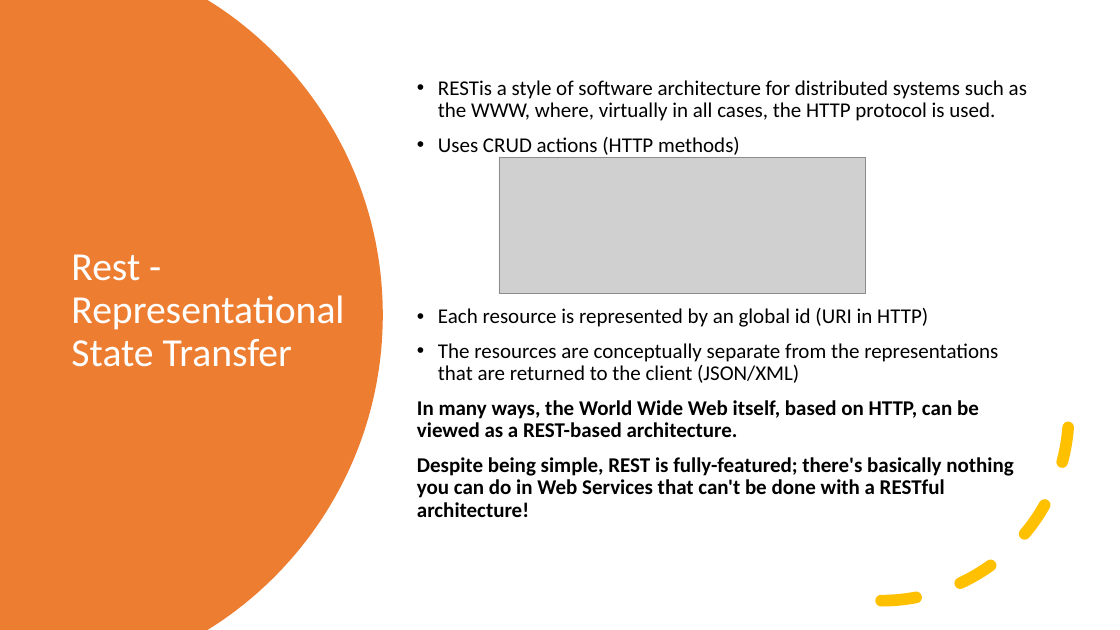
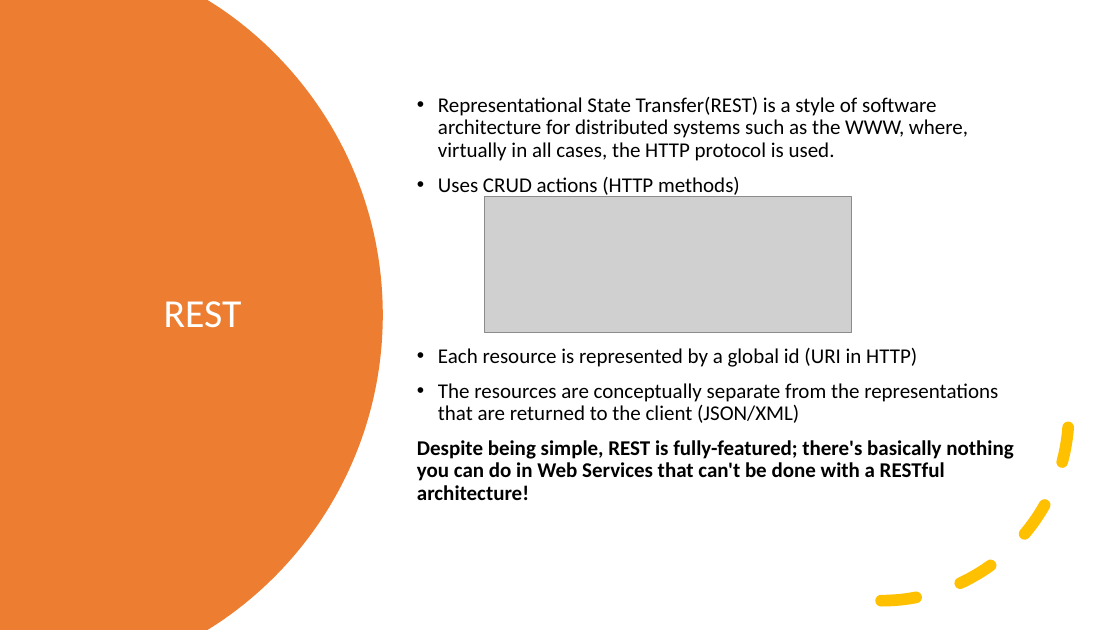
Before and after one commit to byteridge/GarageInternship2020, a slide deck: slide 7 of WebApi/WEB API 2.0 (1).pptx (slide 9 before the commit). Drawn at 1120x630 pixels with LibreOffice and Linux fonts; fonts in the diff are those of the drawing; grey boxes stand for pictures. Boxes give left, top, right and bottom in pixels: in the first picture for what was removed or moved away, otherwise in the second. Text is boxed around its words. In the diff, an @@ line names an element or a change of style, - is before the commit and + after.

Commit message:
Updating WenAPi ppt

```diff
--- a/WebApi/WEB API 2.0 (1).pptx
+++ b/WebApi/WEB API 2.0 (1).pptx
@@ text at box(438, 97, 968, 161): text changed @@
-• RESTis a style of software architecture for distributed systems such as the WWW, where, virtually in all cases, the HTTP protocol is used.
+• Representational State Transfer(REST) is a style of software architecture for distributed systems such as the WWW, where, virtually in all cases, the HTTP protocol is used.
@@ picture: place and size @@
-picture at box(499, 157, 866, 294)
+picture at box(485, 197, 852, 334)
@@ title at box(164, 301, 242, 328): text changed @@
-Rest - Representational State Transfer
+REST
@@ text at box(438, 348, 917, 367): text changed @@
-• Each resource is represented by an global id (URI in HTTP)
+• Each resource is represented by a global id (URI in HTTP)
@@ text at box(417, 400, 979, 437): paragraph removed @@
-In many ways, the World Wide Web itself, based on HTTP, can be viewed as a REST-based architecture.
```
Also in this commit, not shown: 7 other slides changed, 2 slides added, 4 slides removed.
